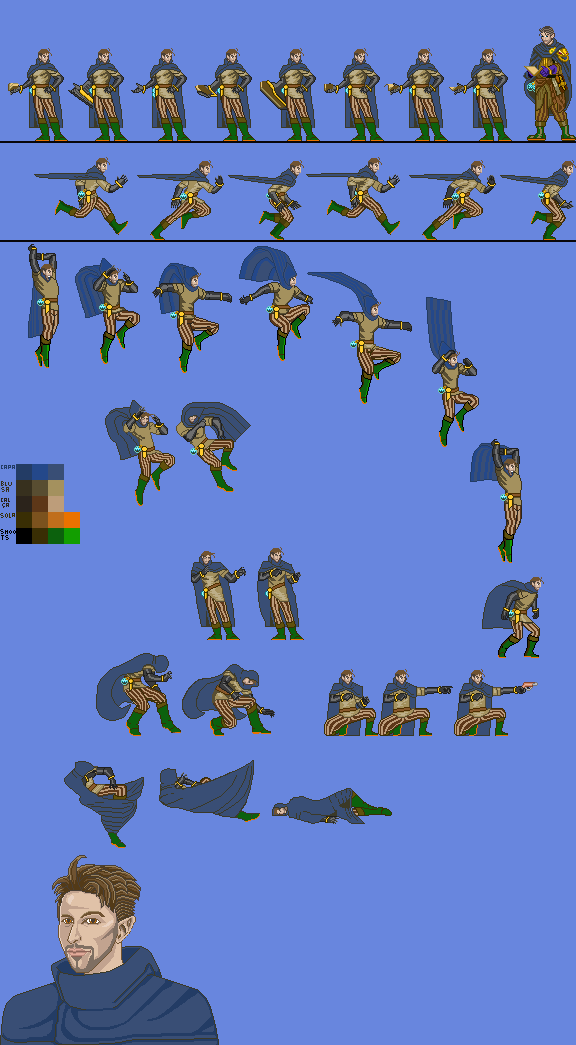
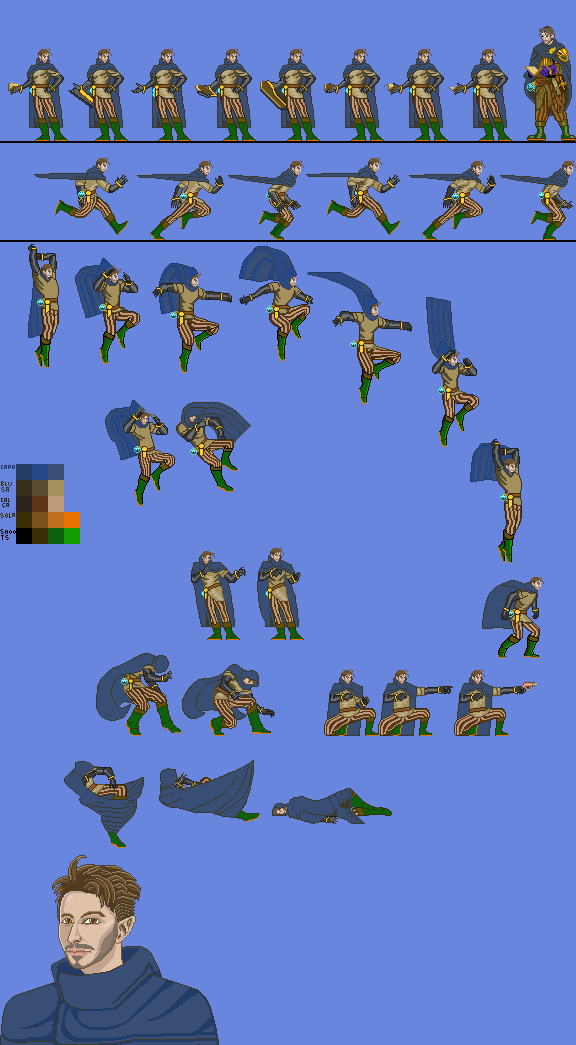
Layered file, before and after one edit (576 × 1045). Changes by layer:
painted on "Copiar de Crouch" (1st of 2) over [503, 643, 512, 657]
painted on "Pintar camada 5" over [60, 892, 116, 973]
painted on "Pintar camada 4" over [105, 400, 468, 504]
painted on "Jump" over [105, 400, 538, 657]
painted on "Plano de fundo" over [60, 400, 538, 973]
